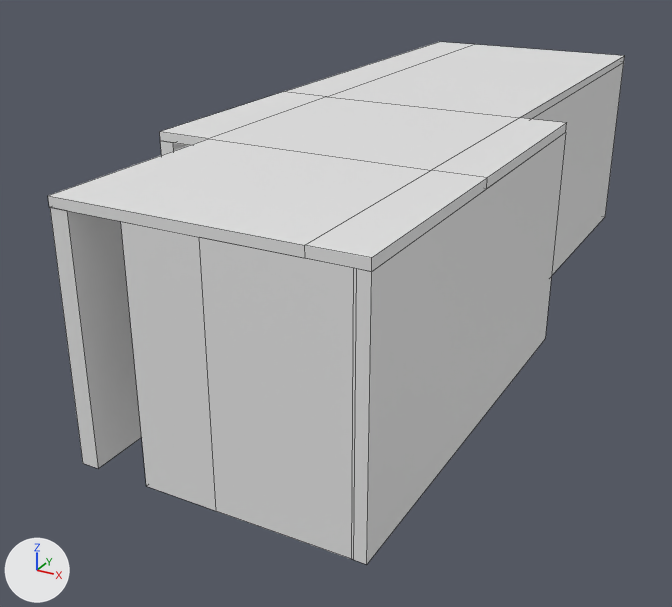
A saved change to the FBX model Assets/Models/Wall.fbx.
The view is the same before and after, from a camera (50 mm lens) standing at (35.7, -122.8, 98.6) and looking at (-56.4, 44.5, 15.0). The lights are fixed; the arrows at lower left show +X, +Y and +Z. The older version comes first. Mesh edges are drawn as thin lines. Where no turn or scale is listed for an object, it has been applied to the vertices.
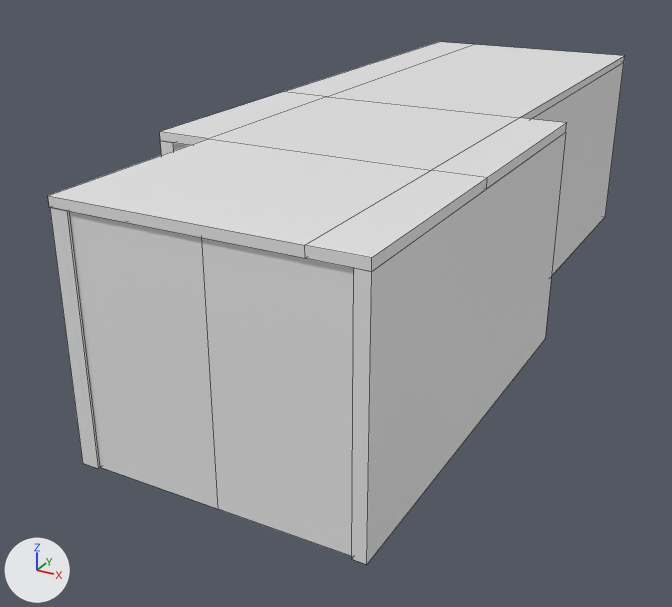
Where the change shows, as pixel boxes (x1, y1, x2, y2) in the pictures (672 x 607 px; the box of a moved part takes in the faces that stretch with it):
'Cube.104', reshaped, moved (21% wider): before (121, 222, 357, 559); after (69, 211, 354, 556)
part 1 of me_cube_163, moved or reshaped: before (121, 222, 216, 511); after (69, 211, 218, 509)
'Cube.058', unchanged, covered by the edit: before (50, 207, 142, 468); after (50, 207, 100, 468)

Diff of the bpy script that builds the scene:
```diff
--- a/Assets/Models/Wall.fbx.py
+++ b/Assets/Models/Wall.fbx.py
@@ me_cube_163 @@
 # used by ob_cube_104; location = (-32.3, -26.3, 10.7)
 # before: 2 (-20.0, -0.4, 0.2) at pixel (146, 486), 3 (-20.0, -0.4, 45.3) at pixel (120, 221), 6 (-20.0, 0.4, 0.2), 7 (-20.0, 0.4, 45.3)
-me_cube_163.from_pydata(...)  # 12 vertices, 10 faces; spans x -20.0..18.0, y -0.4..0.4, z 0.2..45.3
+me_cube_163.from_pydata(...)  # 12 vertices, 10 faces; spans x -30.3..18.0, y -0.4..0.4, z 0.2..45.3
+# me_cube_163 part 1
+for i in [2, 3, 6, 7]: me_cube_163.vertices[i].co += Vector((-10.3, 0.0, 0.0))
 me_cube_163.materials.append(mat_colorgrid_003)
@@ ob_cube_104 @@
 ob_cube_104 = bpy.data.objects.new('Cube.104', me_cube_163)
-ob_cube_104.location = (-32.3, -26.3, 10.7)
+ob_cube_104.location = (-32.3, -25.7, 10.7)
```
